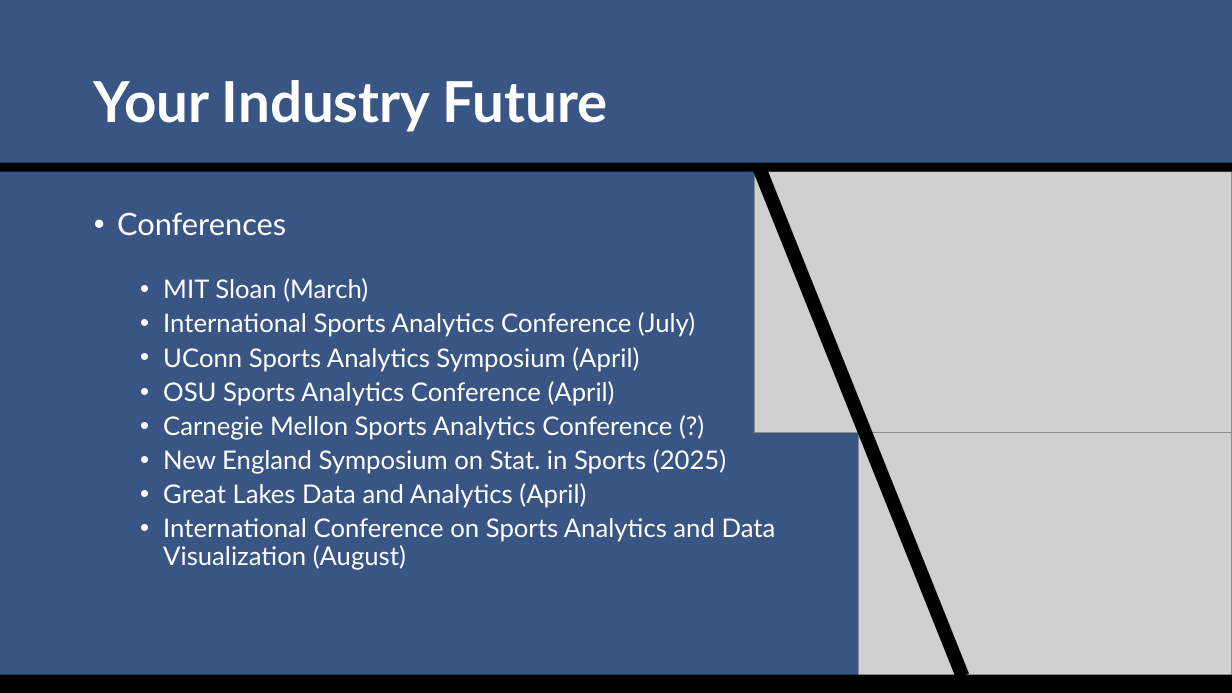
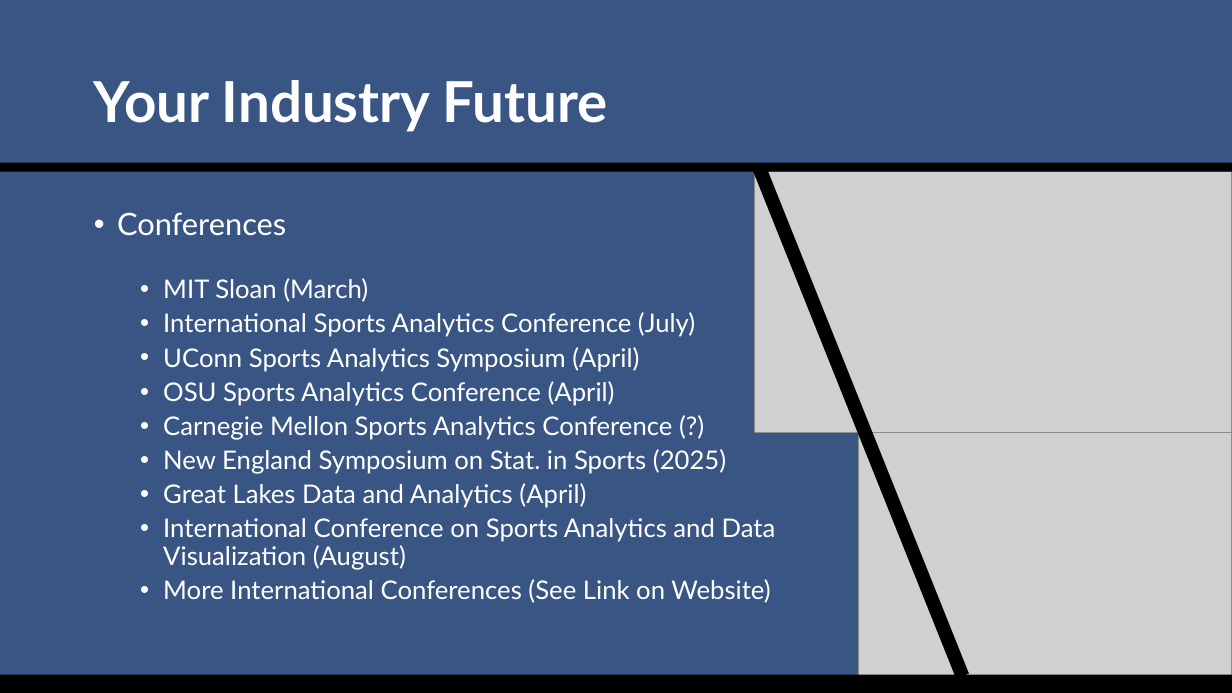
Before and after one commit to SuperMarioGiacomazzo/STOR538_WEBSITE, a slide deck: slide 22 of Slides/Sports Analytics 3/Sports_Analytics_3_Lecture.pptx. Drawn at 1232x693 pixels with LibreOffice and Linux fonts; fonts in the diff are those of the drawing; grey boxes stand for pictures. Boxes give left, top, right and bottom in pixels: in the first picture for what was removed or moved away, otherwise in the second. Text is boxed around its words. In the diff, an @@ line names an element or a change of style, - is before the commit and + after.

Commit message:
UPdate Website 1/12/2025

```diff
--- a/Slides/Sports Analytics 3/Sports_Analytics_3_Lecture.pptx
+++ b/Slides/Sports Analytics 3/Sports_Analytics_3_Lecture.pptx
@@ text at (163,579,770,603): paragraph added @@
+  • More International Conferences (See Link on Website)
```
Also in this commit, not shown: 9 other slides changed, 1 slide added, 1 slide removed, 7 other files.
